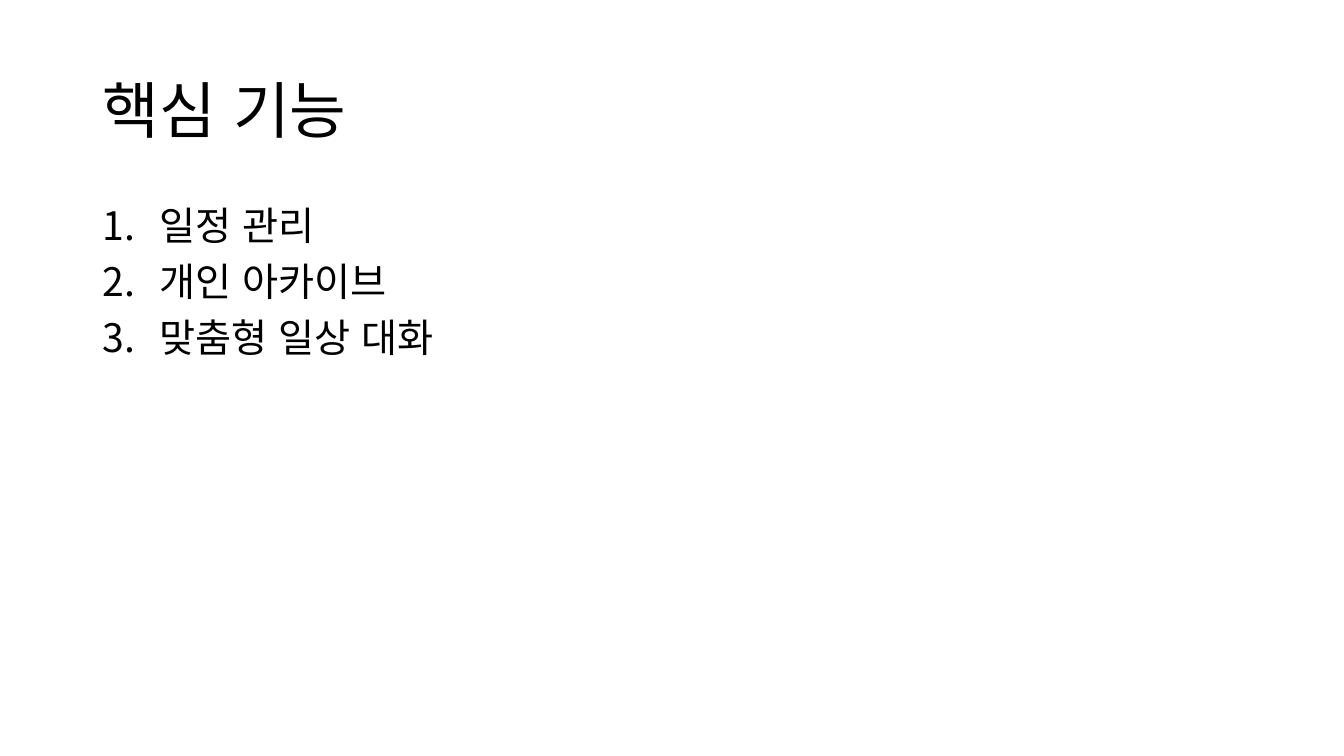
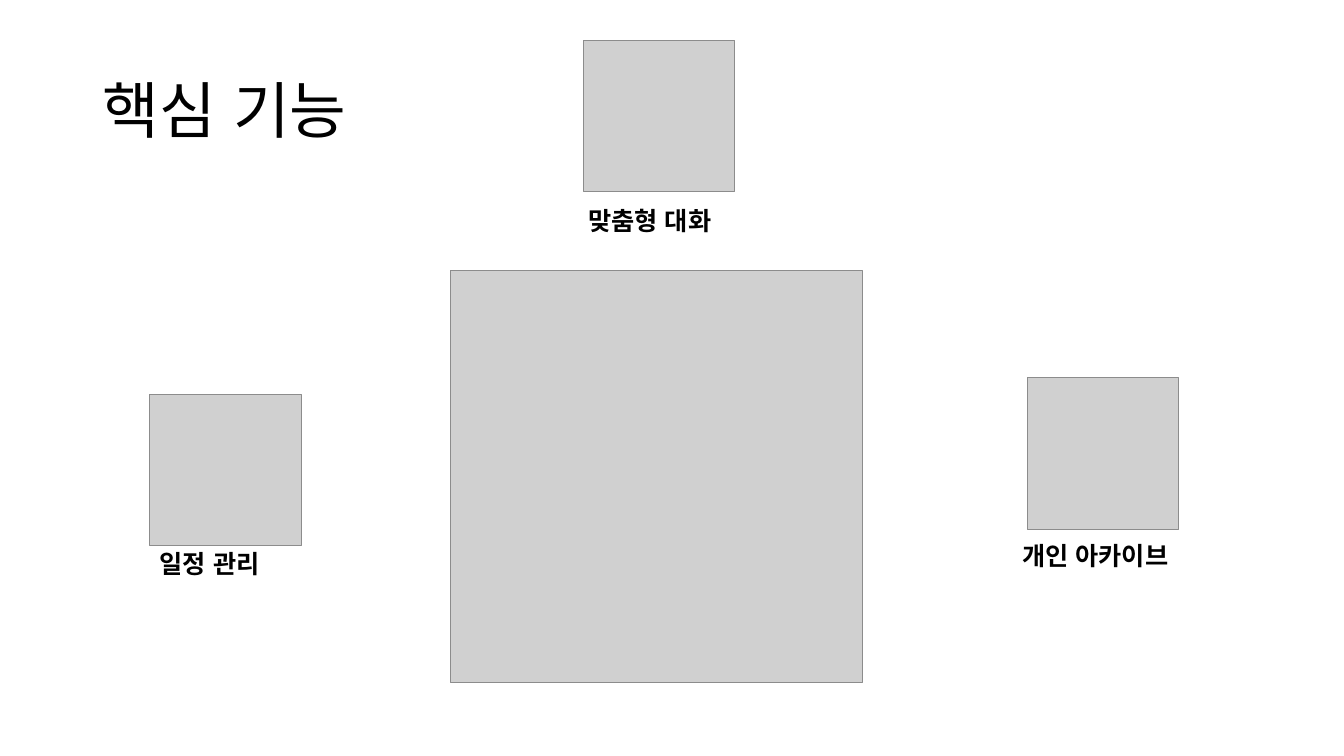
Before and after one commit to HeyHO2154/Id, a slide deck: slide 3 of 시스템 설계도.pptx. Drawn at 1344x756 pixels with LibreOffice and Linux fonts; fonts in the diff are those of the drawing; grey boxes stand for pictures. Boxes give left, top, right and bottom in pixels: in the first picture for what was removed or moved away, otherwise in the second. Text is boxed around its words. In the diff, an @@ line names an element or a change of style, - is before the commit and + after.

```diff
--- a/시스템 설계도.pptx
+++ b/시스템 설계도.pptx
@@ picture added at (584,40,735,192) @@
@@ text removed at (159,207,433,355) @@
-1. 일정 관리
-2. 개인 아카이브
-3. 맞춤형 일상 대화
@@ text added at (588,208,711,233), 18 pt, text #000000, bold @@
+맞춤형 대화
@@ picture added at (451,271,862,683) @@
@@ picture added at (1027,378,1179,529) @@
@@ picture added at (150,394,301,545) @@
@@ text added at (160,552,259,576), 18 pt, text #000000, bold @@
+일정 관리
@@ text added at (1022,544,1169,568), 18 pt, text #000000, bold @@
+개인 아카이브
```
Also in this commit, not shown: 2 other slides changed, 5 slides added.
